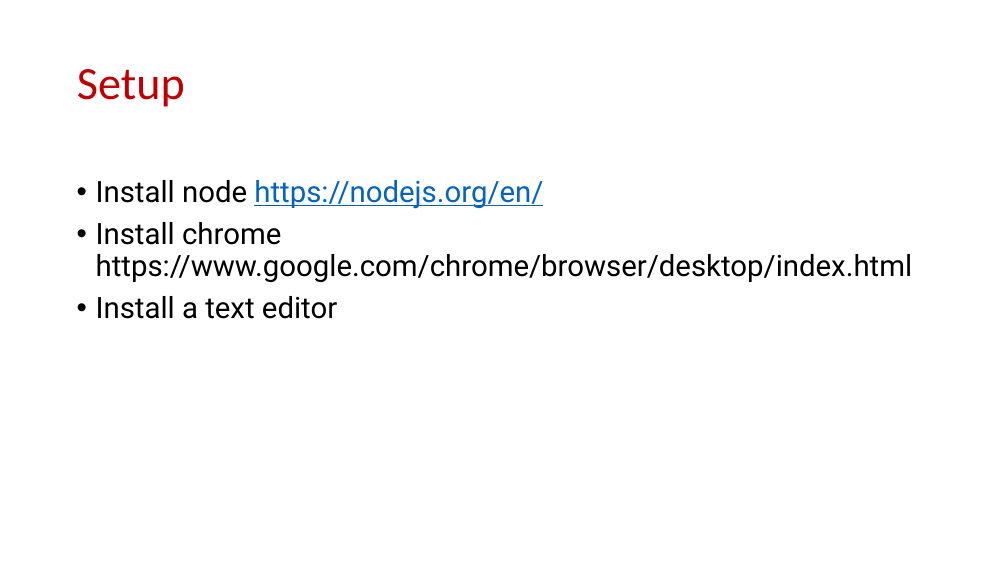
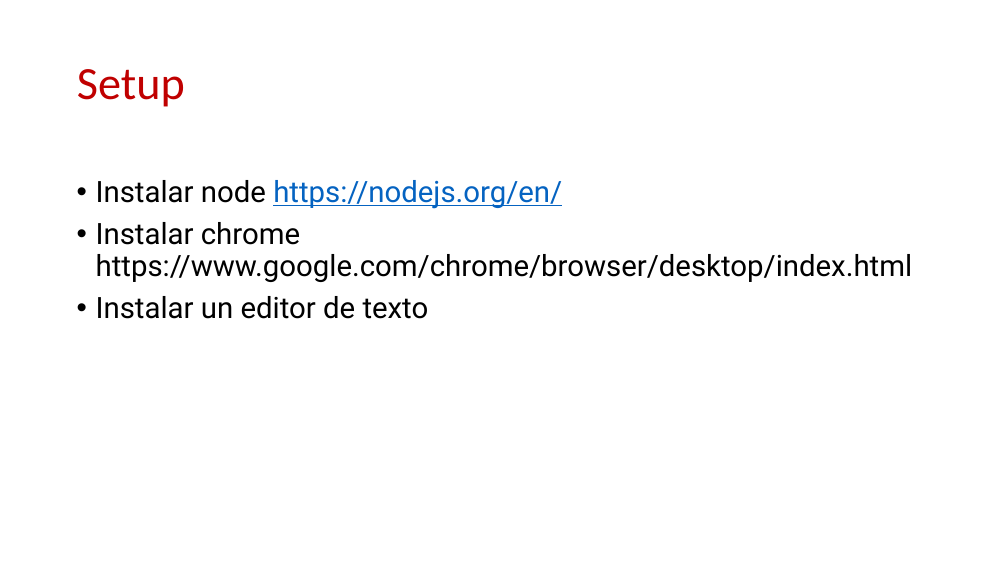
Before and after one commit to Robert-Freire/Introduction, a slide deck: slide 12 of resume.pptx. Drawn at 1008x567 pixels with LibreOffice and Linux fonts; fonts in the diff are those of the drawing; background and template pictures are left out. Boxes give left, top, right and bottom in pixels: in the first picture for what was removed or moved away, otherwise in the second. Text is boxed around its words. In the diff, an @@ line names an element or a change of style, - is before the commit and + after.

```diff
--- a/resume.pptx
+++ b/resume.pptx
@@ text at [96,180,913,319]: text changed @@
-• Install node https://nodejs.org/en/
-• Install chrome https://www.google.com/chrome/browser/desktop/index.html
-• Install a text editor
+• Instalar node https://nodejs.org/en/
+• Instalar chrome https://www.google.com/chrome/browser/desktop/index.html
+• Instalar un editor de texto
```
Also in this commit, not shown: 4 other slides changed, 19 slides added, 24 slides removed, 3 other files.
